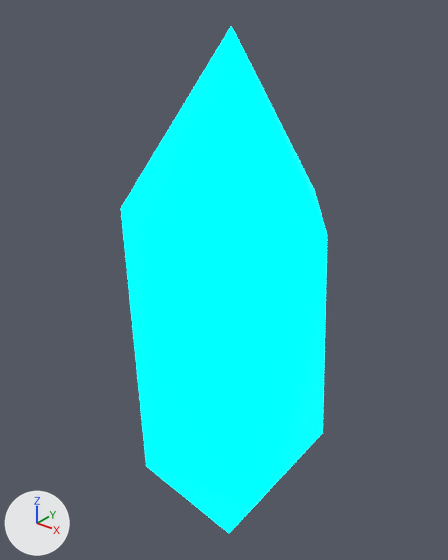
What one commit did to the glTF model shapes/shape_crystal.glb.
Camera for both pictures: a 50 mm lens placed at (6.47, -0.601, 0.448), pointed at (5.974, 0.019, 0.064). The axes (+X, +Y, +Z) are drawn at lower left. The lights are the same throughout. The older version comes first. Vertices at exactly the same position are counted once.

The first picture shows 'Shape_Crystal'.
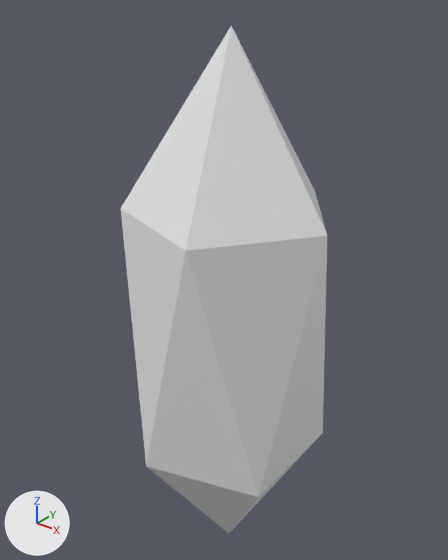
The newer file is also rescaled (x1.5), turned or shifted as a whole; pictures and numbers use the older file's frame.

What differs and where, as boxes (x1, y1, x2, y2) in the pictures (448 x 560 px):
'Shape_Crystal', recoloured, shading changed (cyan to white): (121, 26, 327, 533) in both

The change in detail:
me_icosfera_002 has 12 vertices, 20 faces and spans x 5.857..6.143, y -0.136..0.136, z -0.4..0.4.
me_icosfera_002 is used by ob_shape_crystal; location (0.0, 0.0, 0.0).
me_icosfera_002 no longer uses material mat_glass_crystal (black #000000, glowing cyan #00f3ff).
me_icosfera_002 part 1: all faces are now shaded flat (20 of 20 changed).
